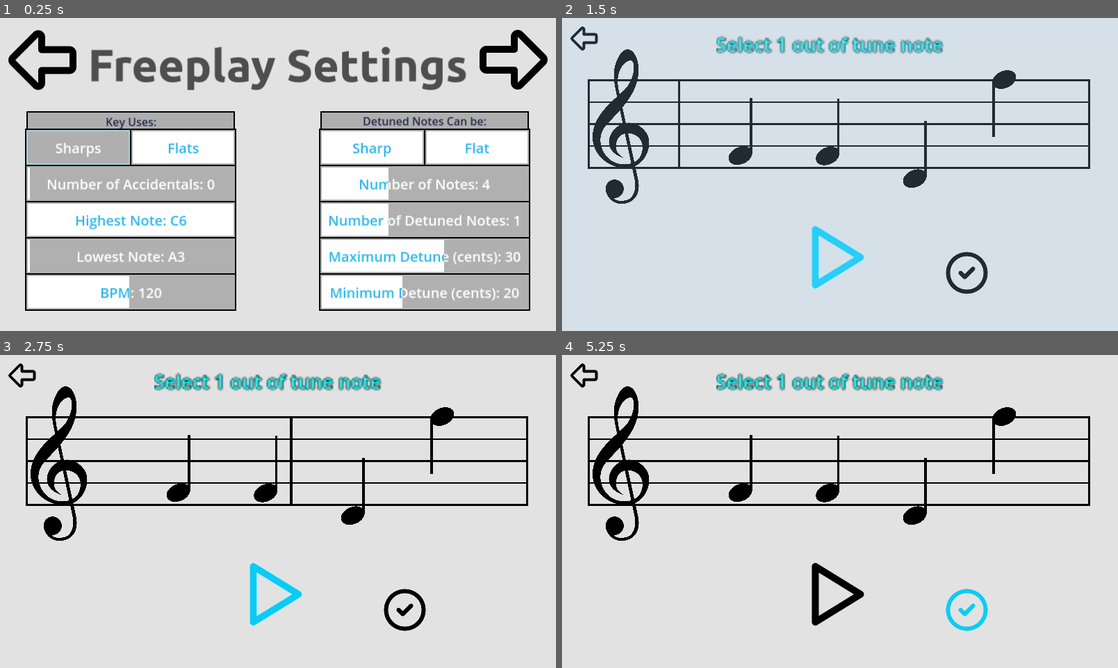
Above: before the commit, frames 1-4 (two rows, left to right).
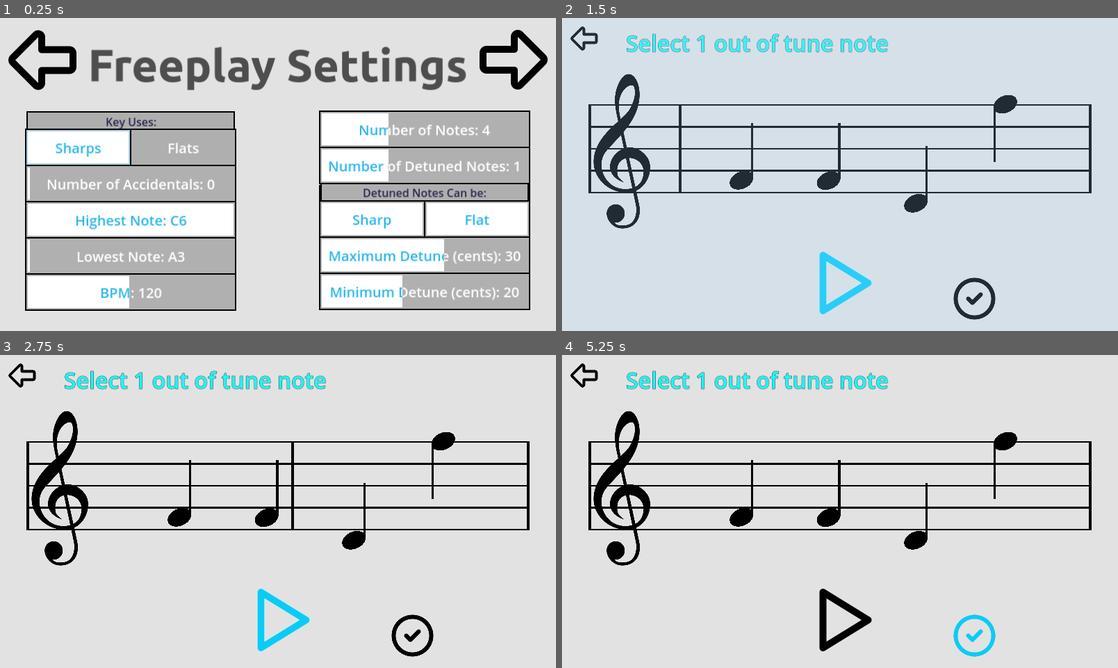
Above: after the commit, the same moments.

Repository: Sniggiho/COMP225-Reluna
Game: Godot game, scene res://Scenes/FreeplaySettingsMenu/FreeplaySettingsMenu.tscn
Two runs of this game, one before a commit and one after it. Both use one fixed random seed, a clock stepped at 60 frames per second and the inputs below. This scene is started directly instead of the project's main scene.
Inputs (mouse positions are in pixels of both pictures, inside the frame that each line leads up to; where the layout moved, square brackets give the same spot in the first picture):
- Up to frame 1 (0.25 s): no input
- Up to frame 2 (1.5 s): click (1073, 58) at 0.5 s; click (840, 284) [834, 255] at 1.25 s
- Up to frame 3 (2.75 s): click (278, 621) [272, 592] at 2 s
- Up to frame 4 (5.25 s): click (739, 492) at 2.77 s; click (973, 636) [967, 608] at 3.5 s; click (584, 376) at 4.27 s; click "return" at 5 s

The runs differ from the first frame. In frame 1, 14% of the frame differs, in the area x 5-96%, y 29-94%; in frame 2, 13%; in frame 3, 13%; in frame 4, 13%.

Commit message:
Freeplay settings rearranged

Diff:
--- a/Project/Scenes/FreeplaySettingsMenu/FreeplaySettingsMenu.gd
+++ b/Project/Scenes/FreeplaySettingsMenu/FreeplaySettingsMenu.gd
@@ -3,7 +3,9 @@
 
 func _ready():
 	# What a fucking mess
-	$ForwardButton.focus_neighbor_bottom = $ForwardButton.get_path_to($"CenterContainer/VBoxContainer/CenterContainer/HBoxContainer/Column B/ColumnB/DetuneDirection/DetuneDirection".getFlatButton())
+	$ForwardButton.focus_neighbor_bottom = $ForwardButton.get_path_to($"CenterContainer/VBoxContainer/CenterContainer/HBoxContainer/Column B/ColumnB/NumNotes")
+
+#	$"CenterContainer/VBoxContainer/CenterContainer/HBoxContainer/Column B/ColumnB/NumNotes".focus_neighbor_top = $"CenterContainer/VBoxContainer/CenterContainer/HBoxContainer/Column B/ColumnB/NumNotes".get_path_to($"ForwardButton")
 
 	$BackButton.focus_neighbor_bottom = $BackButton.get_path_to($"CenterContainer/VBoxContainer/CenterContainer/HBoxContainer/Column A/ColumnA/Accidental Choice/BySharps".getSharpButton())
 
--- a/Project/Scenes/FreeplaySettingsMenu/FreeplaySettingsMenu.tscn
+++ b/Project/Scenes/FreeplaySettingsMenu/FreeplaySettingsMenu.tscn
@@ -151,6 +151,8 @@
 [node name="BySharps" parent="CenterContainer/VBoxContainer/CenterContainer/HBoxContainer/Column A/ColumnA/Accidental Choice" node_paths=PackedStringArray("topFocus") instance=ExtResource("19_ik1lg")]
 custom_minimum_size = Vector2(0, 100)
 layout_mode = 2
+sharpPressed = true
+flatPressed = false
 negativeColor = Color(0.6875, 0.6875, 0.6875, 1)
 negativeFontColor = Color(0.996094, 0.996094, 0.996094, 1)
 type = 0
@@ -158,6 +160,63 @@
 leftLabel = "Sharps"
 rightLabel = "Flats"
 
+[node name="Background" parent="CenterContainer/VBoxContainer/CenterContainer/HBoxContainer/Column A/ColumnA/Accidental Choice/BySharps" index="0"]
+offset_right = 604.0
+offset_bottom = 104.0
+
+[node name="Foreground1" parent="CenterContainer/VBoxContainer/CenterContainer/HBoxContainer/Column A/ColumnA/Accidental Choice/BySharps" index="1"]
+offset_right = 300.0
+offset_bottom = 100.0
+color = Color(0.690196, 0.690196, 0.690196, 1)
+
+[node name="Foreground2" parent="CenterContainer/VBoxContainer/CenterContainer/HBoxContainer/Column A/ColumnA/Accidental Choice/BySharps" index="2"]
+offset_left = 300.0
+offset_right = 600.0
+offset_bottom = 100.0
+color = Color(0.690196, 0.690196, 0.690196, 1)
+
+[node name="SharpButton" parent="CenterContainer/VBoxContainer/CenterContainer/HBoxContainer/Column A/ColumnA/Accidental Choice/BySharps" index="3"]
+offset_right = 298.0
+offset_bottom = 100.0
+focus_neighbor_top = NodePath("../../../../../../../../../BackButton")
+
+[node name="ColorRect" parent="CenterContainer/VBoxContainer/CenterContainer/HBoxContainer/Column A/ColumnA/Accidental Choice/BySharps/SharpButton" index="0"]
+offset_right = 294.0
+offset_bottom = 96.0
+color = Color(1, 1, 1, 1)
+
+[node name="CenterContainer" parent="CenterContainer/VBoxContainer/CenterContainer/HBoxContainer/Column A/ColumnA/Accidental Choice/BySharps/SharpButton" index="1"]
+offset_right = 298.0
+offset_bottom = 100.0
+
+[node name="RichTextLabel" parent="CenterContainer/VBoxContainer/CenterContainer/HBoxContainer/Column A/ColumnA/Accidental Choice/BySharps/SharpButton/CenterContainer" index="0"]
+theme_override_colors/default_color = Color(0.164706, 0.717647, 0.921569, 1)
+theme_override_font_sizes/normal_font_size = 40
+text = "Sharps"
+
+[node name="FlatButton" parent="CenterContainer/VBoxContainer/CenterContainer/HBoxContainer/Column A/ColumnA/Accidental Choice/BySharps" index="4"]
+offset_left = 302.0
+offset_right = 600.0
+offset_bottom = 100.0
+focus_neighbor_top = NodePath("../../../../../../../../../BackButton")
+
+[node name="ColorRect" parent="CenterContainer/VBoxContainer/CenterContainer/HBoxContainer/Column A/ColumnA/Accidental Choice/BySharps/FlatButton" index="0"]
+offset_right = 294.0
+offset_bottom = 96.0
+color = Color(0.6875, 0.6875, 0.6875, 1)
+
+[node name="CenterContainer" parent="CenterContainer/VBoxContainer/CenterContainer/HBoxContainer/Column A/ColumnA/Accidental Choice/BySharps/FlatButton" index="1"]
+offset_right = 298.0
+offset_bottom = 100.0
+
+[node name="RichTextLabel" parent="CenterContainer/VBoxContainer/CenterContainer/HBoxContainer/Column A/ColumnA/Accidental Choice/BySharps/FlatButton/CenterContainer" index="0"]
+theme_override_colors/default_color = Color(0.996094, 0.996094, 0.996094, 1)
+theme_override_font_sizes/normal_font_size = 40
+text = "Flats"
+
+[node name="Line2D" parent="CenterContainer/VBoxContainer/CenterContainer/HBoxContainer/Column A/ColumnA/Accidental Choice/BySharps" index="5"]
+points = PackedVector2Array(300, 0, 300, 100)
+
 [node name="NumAccidentals" parent="CenterContainer/VBoxContainer/CenterContainer/HBoxContainer/Column A/ColumnA" instance=ExtResource("18_2jqco")]
 custom_minimum_size = Vector2(0, 100)
 layout_mode = 2
@@ -190,7 +249,7 @@
 [node name="BPM" parent="CenterContainer/VBoxContainer/CenterContainer/HBoxContainer/Column A/ColumnA" instance=ExtResource("18_2jqco")]
 custom_minimum_size = Vector2(0, 100)
 layout_mode = 2
-focus_neighbor_bottom = NodePath("../../../../../../../BackButton")
+focus_neighbor_bottom = NodePath("../../../Column B/ColumnB/NumNotes")
 max_value = 240.0
 step = 5.0
 value = 120.0
@@ -206,11 +265,34 @@
 [node name="ColumnB" type="VBoxContainer" parent="CenterContainer/VBoxContainer/CenterContainer/HBoxContainer/Column B"]
 layout_mode = 2
 
+[node name="NumNotes" parent="CenterContainer/VBoxContainer/CenterContainer/HBoxContainer/Column B/ColumnB" instance=ExtResource("18_2jqco")]
+custom_minimum_size = Vector2(0, 100)
+layout_mode = 2
+focus_neighbor_top = NodePath("../../../../../../../ForwardButton")
+max_value = 12.0
+script = ExtResource("19_amv7j")
+text = "Number of Notes"
+minActualValue = 4
+maxActualValue = 12
+height = 100.0
+
+[node name="NumDetunedNotes" parent="CenterContainer/VBoxContainer/CenterContainer/HBoxContainer/Column B/ColumnB" instance=ExtResource("18_2jqco")]
+custom_minimum_size = Vector2(0, 100)
+layout_mode = 2
+max_value = 3.0
+value = 1.0
+script = ExtResource("20_d2nyq")
+text = "Number of Detuned Notes"
+minActualValue = 1
+maxActualValue = 3
+height = 100.0
+
 [node name="DetuneDirection" type="VBoxContainer" parent="CenterContainer/VBoxContainer/CenterContainer/HBoxContainer/Column B/ColumnB"]
 layout_mode = 2
 theme_override_constants/separation = 0
 
 [node name="HSeparator" type="HSeparator" parent="CenterContainer/VBoxContainer/CenterContainer/HBoxContainer/Column B/ColumnB/DetuneDirection"]
+visible = false
 layout_mode = 2
 theme_override_styles/separator = SubResource("StyleBoxLine_hdchv")
 
@@ -251,7 +333,7 @@
 layout_mode = 2
 theme_override_styles/separator = SubResource("StyleBoxLine_kvu5a")
 
-[node name="DetuneDirection" type="Control" parent="CenterContainer/VBoxContainer/CenterContainer/HBoxContainer/Column B/ColumnB/DetuneDirection" node_paths=PackedStringArray("topFocus")]
+[node name="DetuneDirection" type="Control" parent="CenterContainer/VBoxContainer/CenterContainer/HBoxContainer/Column B/ColumnB/DetuneDirection"]
 custom_minimum_size = Vector2(0, 100)
 layout_mode = 2
 script = ExtResource("10_6dn0e")
@@ -261,7 +343,6 @@
 negativeFontColor = Color(0.996094, 0.996094, 0.996094, 1)
 selectedColor = Color(0.654902, 0.811765, 0.882353, 1)
 type = 1
-topFocus = NodePath("../../../../../../../../ForwardButton")
 
 [node name="Background" type="ColorRect" parent="CenterContainer/VBoxContainer/CenterContainer/HBoxContainer/Column B/ColumnB/DetuneDirection/DetuneDirection"]
 layout_mode = 0
@@ -294,7 +375,6 @@
 layout_mode = 0
 offset_right = 298.0
 offset_bottom = 100.0
-focus_neighbor_top = NodePath("../../../../../../../../../ForwardButton")
 theme_override_styles/focus = SubResource("StyleBoxEmpty_jsukl")
 text = "Sharp"
 flat = true
@@ -331,7 +411,6 @@
 offset_left = 302.0
 offset_right = 600.0
 offset_bottom = 100.0
-focus_neighbor_top = NodePath("../../../../../../../../../ForwardButton")
 theme_override_styles/focus = SubResource("StyleBoxEmpty_7w4nd")
 text = "Flat"
 flat = true
@@ -370,27 +449,6 @@
 default_color = Color(0, 0, 0, 1)
 metadata/_edit_lock_ = true
 
-[node name="NumNotes" parent="CenterContainer/VBoxContainer/CenterContainer/HBoxContainer/Column B/ColumnB" instance=ExtResource("18_2jqco")]
-custom_minimum_size = Vector2(0, 100)
-layout_mode = 2
-max_value = 12.0
-script = ExtResource("19_amv7j")
-text = "Number of Notes"
-minActualValue = 4
-maxActualValue = 12
-height = 100.0
-
-[node name="NumDetunedNotes" parent="CenterContainer/VBoxContainer/CenterContainer/HBoxContainer/Column B/ColumnB" instance=ExtResource("18_2jqco")]
-custom_minimum_size = Vector2(0, 100)
-layout_mode = 2
-max_value = 3.0
-value = 1.0
-script = ExtResource("20_d2nyq")
-text = "Number of Detuned Notes"
-minActualValue = 1
-maxActualValue = 3
-height = 100.0
-
 [node name="MaxDetuneCents" parent="CenterContainer/VBoxContainer/CenterContainer/HBoxContainer/Column B/ColumnB" instance=ExtResource("18_2jqco")]
 custom_minimum_size = Vector2(0, 100)
 layout_mode = 2
@@ -406,7 +464,7 @@
 [node name="MinDetuneCents" parent="CenterContainer/VBoxContainer/CenterContainer/HBoxContainer/Column B/ColumnB" instance=ExtResource("18_2jqco")]
 custom_minimum_size = Vector2(0, 100)
 layout_mode = 2
-focus_neighbor_bottom = NodePath("../../../../../../../ForwardButton")
+focus_neighbor_bottom = NodePath("../../../Column A/ColumnA/Accidental Choice/BySharps/SharpButton")
 max_value = 50.0
 step = 5.0
 value = 20.0
@@ -415,6 +473,18 @@
 minActualValue = 5
 maxActualValue = 50
 height = 100.0
+
+[node name="Line2D" type="Line2D" parent="."]
+position = Vector2(920, 480)
+points = PackedVector2Array(0, 0, 0, 50)
+width = 4.0
+default_color = Color(0, 0, 0, 1)
+
+[node name="Line2D2" type="Line2D" parent="."]
+position = Vector2(1524, 479)
+points = PackedVector2Array(0, 0, 0, 50)
+width = 4.0
+default_color = Color(0, 0, 0, 1)
 
 [connection signal="pressed" from="BackButton" to="." method="_goto_main_menu"]
 [connection signal="pressed" from="ForwardButton" to="." method="_on_button_pressed"]
@@ -428,6 +498,9 @@
 [connection signal="minNoteChanged" from="CenterContainer/VBoxContainer/CenterContainer/HBoxContainer/Column A/ColumnA/MinNote" to="CenterContainer/VBoxContainer/CenterContainer/HBoxContainer/Column A/ColumnA/MaxNote" method="_on_min_note_min_note_changed"]
 [connection signal="value_changed" from="CenterContainer/VBoxContainer/CenterContainer/HBoxContainer/Column A/ColumnA/MinNote" to="CenterContainer/VBoxContainer/CenterContainer/HBoxContainer/Column A/ColumnA/MinNote" method="_on_value_changed_derived"]
 [connection signal="value_changed" from="CenterContainer/VBoxContainer/CenterContainer/HBoxContainer/Column A/ColumnA/BPM" to="CenterContainer/VBoxContainer/CenterContainer/HBoxContainer/Column A/ColumnA/BPM" method="_on_value_changed_derived"]
+[connection signal="valueChanged" from="CenterContainer/VBoxContainer/CenterContainer/HBoxContainer/Column B/ColumnB/NumNotes" to="CenterContainer/VBoxContainer/CenterContainer/HBoxContainer/Column B/ColumnB/NumDetunedNotes" method="_on_num_notes_value_changed"]
+[connection signal="value_changed" from="CenterContainer/VBoxContainer/CenterContainer/HBoxContainer/Column B/ColumnB/NumNotes" to="CenterContainer/VBoxContainer/CenterContainer/HBoxContainer/Column B/ColumnB/NumNotes" method="_on_value_changed_derived"]
+[connection signal="value_changed" from="CenterContainer/VBoxContainer/CenterContainer/HBoxContainer/Column B/ColumnB/NumDetunedNotes" to="CenterContainer/VBoxContainer/CenterContainer/HBoxContainer/Column B/ColumnB/NumDetunedNotes" method="_on_value_changed_derived"]
 [connection signal="buttonsChanged" from="CenterContainer/VBoxContainer/CenterContainer/HBoxContainer/Column B/ColumnB/ …(185 unchanged characters)…
 [connection signal="focus_entered" from="CenterContainer/VBoxContainer/CenterContainer/HBoxContainer/Column B/ColumnB/D …(207 unchanged characters)…
 [connection signal="focus_exited" from="CenterContainer/VBoxContainer/CenterContainer/HBoxContainer/Column B/ColumnB/De …(205 unchanged characters)…
@@ -439,9 +512,8 @@
 [connection signal="mouse_entered" from="CenterContainer/VBoxContainer/CenterContainer/HBoxContainer/Column B/ColumnB/D …(205 unchanged characters)…
 [connection signal="mouse_exited" from="CenterContainer/VBoxContainer/CenterContainer/HBoxContainer/Column B/ColumnB/De …(203 unchanged characters)…
 [connection signal="pressed" from="CenterContainer/VBoxContainer/CenterContainer/HBoxContainer/Column B/ColumnB/DetuneD …(193 unchanged characters)…
-[connection signal="valueChanged" from="CenterContainer/VBoxContainer/CenterContainer/HBoxContainer/Column B/ColumnB/NumNotes" to="CenterContainer/VBoxContainer/CenterContainer/HBoxContainer/Column B/ColumnB/NumDetunedNotes" method="_on_num_notes_value_changed"]
-[connection signal="value_changed" from="CenterContainer/VBoxContainer/CenterContainer/HBoxContainer/Column B/ColumnB/NumNotes" to="CenterContainer/VBoxContainer/CenterContainer/HBoxContainer/Column B/ColumnB/NumNotes" method="_on_value_changed_derived"]
-[connection signal="value_changed" from="CenterContainer/VBoxContainer/CenterContainer/HBoxContainer/Column B/ColumnB/NumDetunedNotes" to="CenterContainer/VBoxContainer/CenterContainer/HBoxContainer/Column B/ColumnB/NumDetunedNotes" method="_on_value_changed_derived"]
 [connection signal="value_changed" from="CenterContainer/VBoxContainer/CenterContainer/HBoxContainer/Column B/ColumnB/MaxDetuneCents" to="CenterContainer/VBoxContainer/CenterContainer/HBoxContainer/Column B/ColumnB/MaxDetuneCents" method="_on_value_changed_derived"]
 [connection signal="value_changed" from="CenterContainer/VBoxContainer/CenterContainer/HBoxContainer/Column B/ColumnB/MaxDetuneCents" to="CenterContainer/VBoxContainer/CenterContainer/HBoxContainer/Column B/ColumnB/MinDetuneCents" method="_on_max_detune_cents_value_changed"]
 [connection signal="value_changed" from="CenterContainer/VBoxContainer/CenterContainer/HBoxContainer/Column B/ColumnB/MinDetuneCents" to="CenterContainer/VBoxContainer/CenterContainer/HBoxContainer/Column B/ColumnB/MinDetuneCents" method="_on_value_changed_derived"]
+
+[editable path="CenterContainer/VBoxContainer/CenterContainer/HBoxContainer/Column A/ColumnA/Accidental Choice/BySharps"]
--- a/Project/Scenes/NewHSlider/NewHSlider.tscn
+++ b/Project/Scenes/NewHSlider/NewHSlider.tscn
@@ -7,7 +7,7 @@
 [sub_resource type="ShaderMaterial" id="ShaderMaterial_oc08h"]
 resource_local_to_scene = true
 shader = ExtResource("5_fu81e")
-shader_parameter/rightEdge = 0.280583
+shader_parameter/rightEdge = 0.451392
 shader_parameter/positiveTextColor = null
 shader_parameter/negativeTextColor = null
 
--- a/Project/Scenes/firstScene.tscn
+++ b/Project/Scenes/firstScene.tscn
@@ -18,7 +18,7 @@
 script = ExtResource("1_yjiac")
 
 [node name="MusicStaff" parent="." instance=ExtResource("5_bafn2")]
-position = Vector2(77, 179)
+position = Vector2(80, 250)
 
 [node name="LevelManager" type="Node2D" parent="." node_paths=PackedStringArray("musicStaff")]
 position = Vector2(-1, 0)
@@ -43,10 +43,10 @@
 texture_focused = ExtResource("4_peq4r")
 
 [node name="PlayButton" type="TextureButton" parent="."]
-offset_left = 659.0
-offset_top = 568.0
-offset_right = 899.0
-offset_bottom = 808.0
+offset_left = 681.0
+offset_top = 642.0
+offset_right = 921.0
+offset_bottom = 882.0
 focus_neighbor_left = NodePath("../HintButton")
 focus_neighbor_right = NodePath("../CheckButton")
 texture_normal = ExtResource("3_ad746")
@@ -54,10 +54,10 @@
 texture_focused = ExtResource("7_kusi7")
 
 [node name="CheckButton" type="TextureButton" parent="."]
-offset_left = 1093.0
-offset_top = 661.0
-offset_right = 1333.0
-offset_bottom = 901.0
+offset_left = 1115.0
+offset_top = 735.0
+offset_right = 1355.0
+offset_bottom = 975.0
 scale = Vector2(0.6, 0.6)
 focus_neighbor_left = NodePath("../PlayButton")
 texture_normal = ExtResource("5_mk5gt")
@@ -83,14 +83,17 @@
 color = Color(0.262745, 0.262745, 0.262745, 0.494118)
 
 [node name="DisplayText" type="RichTextLabel" parent="."]
-offset_left = 443.0
-offset_top = 37.0
-offset_right = 825.0
-offset_bottom = 77.0
-scale = Vector2(2.40627, 2.40627)
+offset_left = 184.0
+offset_top = 27.0
+offset_right = 1437.0
+offset_bottom = 115.0
 size_flags_horizontal = 4
 mouse_filter = 2
+theme_override_font_sizes/normal_font_size = 64
 text = "Select the two notes that are out of tune"
+fit_content = true
+scroll_active = false
+autowrap_mode = 0
 script = ExtResource("5_k5ivr")
 
 [node name="Feedback" type="Window" parent="."]
